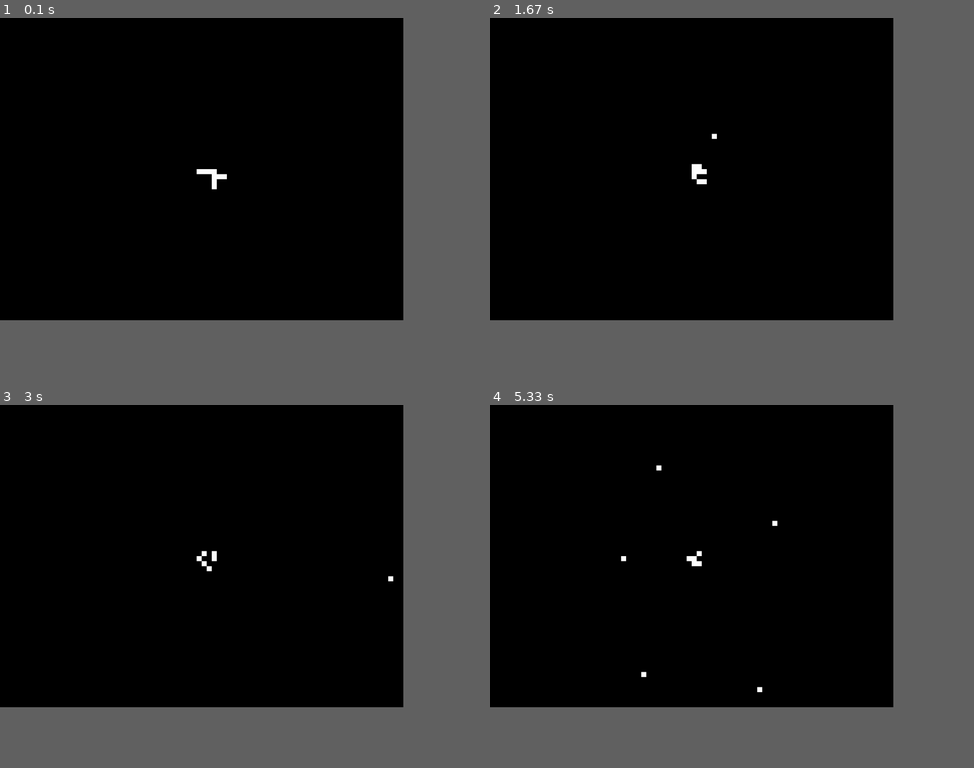
Above: before the commit, frames 1-4 (two rows, left to right).
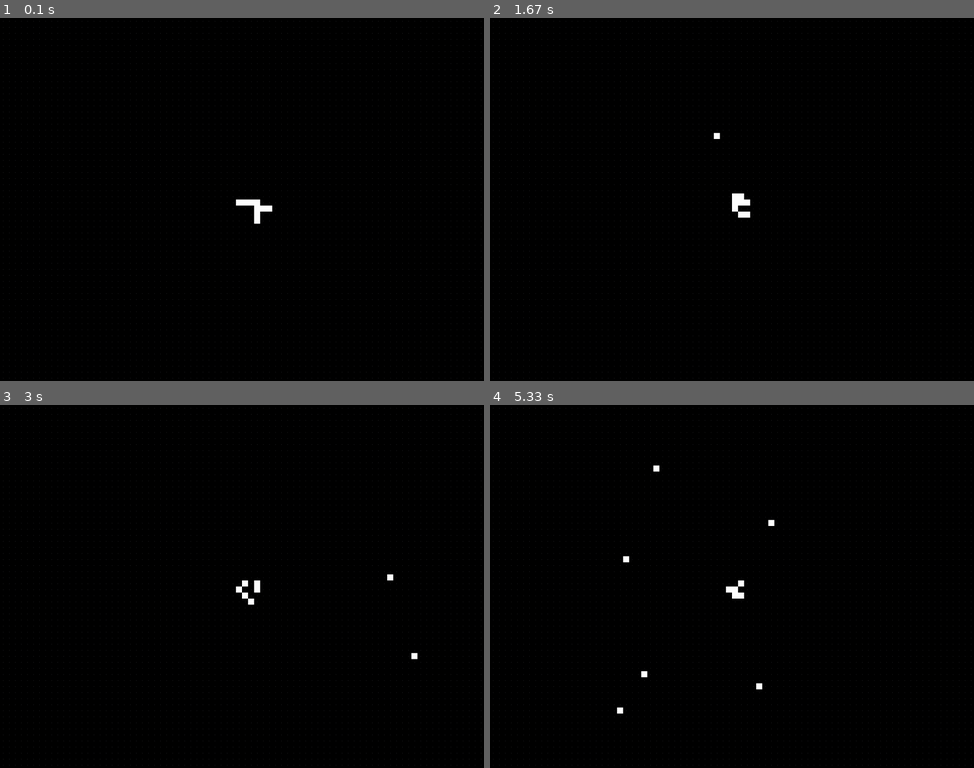
Above: after the commit, the same moments.

Repository: Egal432/game_of_life
Game: pygame game, started from src/gol/main.py
The game is run twice, just before and just after one commit, with the same random seed, the same clock (stepped at 60 frames per second) and the same inputs.
Inputs (mouse positions are in pixels of both pictures, inside the frame that each line leads up to):
- Up to frame 1 (0.1 s): no input
- Up to frame 2 (1.67 s): tap Space at 0.33, 1.07, 1.37 s; press the mouse at (790, 232) at 0.7 s; move the mouse to (698, 148) at 0.8 s; release the mouse at (606, 65) at 0.93 s; click (741, 76) at 1.08 s; click (717, 137) at 1.55 s
- Up to frame 3 (3 s): tap Space at 1.9, 2.23, 2.53, 2.73 s; click (164, 466) at 1.92 s; tap B at 1.98 s; click (392, 579) at 2.25 s; click (411, 655) at 2.75 s
- Up to frame 4 (5.33 s): tap Space at 3.03, 3.3 s; click (615, 648) at 3.32 s; tap B at 3.38 s; click (625, 557) at 3.62 s; click (654, 466) at 3.95 s; click (761, 688) at 4.28 s; click (620, 709) at 4.62 s; click (640, 677) at 4.95 s; click (775, 524) at 5.28 s
In our replay, the window is 750x562 before the commit and 900x675 after it. These sizes can differ from the game's own. Grey fills any space a smaller window leaves; there, only what the larger window draws over its background counts as a difference.

The runs differ from the first frame. In frame 1, 0.9% of the frame differs, in the area x 0-100%, y 0-100%; in frame 2, 0.9%; in frame 3, 0.8%; in frame 4, 0.9%.

Commit message:
added point-based gitd lattice from rects

Diff:
--- a/src/gol/config.py
+++ b/src/gol/config.py
@@ -1,4 +1,4 @@
-CELL_SIZE = 10
+CELL_SIZE = 12
 FPS = 60
 STEP_INTERVAL = 0.2
 MIN_STEP = 0.02
@@ -6,3 +6,6 @@
 
 ALIVE_COLOR = (255, 255, 255)
 DEAD_COLOR = (0, 0, 0)
+
+POINT_RADIUS = 1
+POINT_COLOR = (50, 50, 55)
--- a/src/gol/ui/pygame_ui.py
+++ b/src/gol/ui/pygame_ui.py
@@ -9,6 +9,8 @@
     FPS,
     MAX_STEP,
     MIN_STEP,
+    POINT_COLOR,
+    POINT_RADIUS,
     STEP_INTERVAL,
 )
 
@@ -118,6 +120,9 @@
 
         for y in range(game.height):
             for x in range(game.width):
+                cx = x * CELL_SIZE + CELL_SIZE // 2
+                cy = y * CELL_SIZE + CELL_SIZE // 2
+                pygame.draw.rect(screen, POINT_COLOR, (cx, cy, 1, 1))
                 if game.alive(x, y):
                     rect = pygame.Rect(
                         x * CELL_SIZE,
